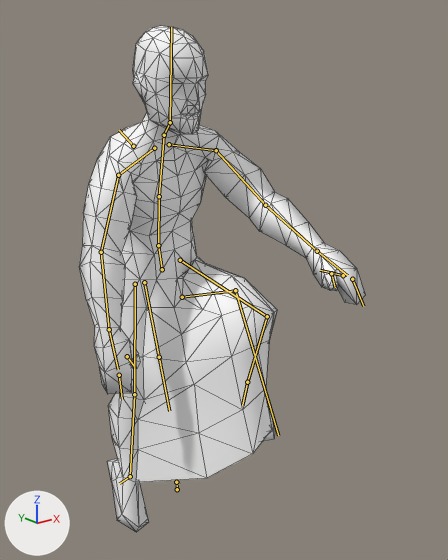
The Blender file _assets/Blender/ANIM_BikeIdel.blend, before and after one commit.
One viewpoint serves both versions: a camera (50 mm lens) standing at (-69.8, -102.5, 95.3) and looking at (-0.4, -15.7, 60.6). The axes (+X, +Y, +Z) are drawn at lower left. The lights are the same throughout. Both versions are drawn at frame 40 of the action 'BikAction'; the numbers are the values there. The bones that bend it are drawn over the model as lines. Mesh edges are drawn as thin lines.

Objects in the first picture: 'Body'.
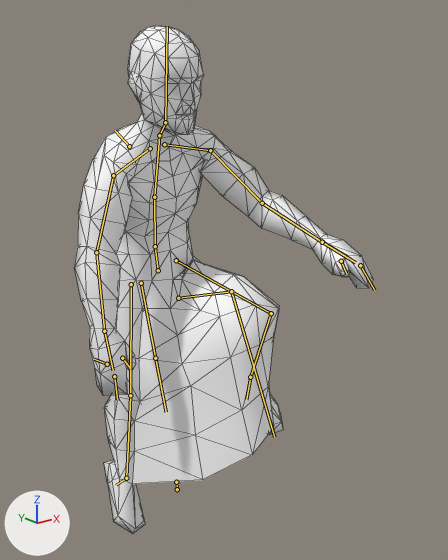
Location of each change, (x1, y1, x2, y2) in pixels of the pictures (448 x 560 px):
'Body', posed: before (79, 26, 365, 532); after (74, 26, 373, 534)
bone 'Bip01_Pelvis', root to tip: before (162, 269) to (158, 245); after (158, 270) to (155, 246)
bone 'Bip01_L_Thigh', root to tip: before (180, 260) to (267, 316); after (176, 260) to (271, 313)
bone 'Bip01_L_Calf', root to tip: before (267, 316) to (247, 382); after (271, 313) to (250, 377)
bone 'Bip01_L_Clavicle', root to tip: before (169, 144) to (216, 150); after (164, 144) to (210, 150)
bone 'Bip01_L_Forearm', root to tip: before (265, 205) to (317, 251); after (262, 203) to (322, 242)
bone 'Bip01_L_Hand', root to tip: before (317, 251) to (347, 275); after (322, 242) to (355, 262)

The edits, one by one:
Bone 'Bip01_Pelvis' (bone_bip01_pelvis) moves from (3.5, 2.8, 3.8) to (3.5, 2.8, 4.8).
Bone 'Bip01_L_Thigh' (bone_bip01_l_thigh) turns from (23, 13, -83) to (29, 9, -81) degrees about its own x, y and z.
Bone 'Bip01_L_Calf' (bone_bip01_l_calf) turns from (-18, 23, 84) to (-15, 22, 85) degrees about its own x, y and z.
Bone 'Bip01_L_Clavicle' (bone_bip01_l_clavicle) turns from (-34, 0, 5) to (-26, 1, 8) degrees about its own x, y and z.
Bone 'Bip01_L_Forearm' (bone_bip01_l_forearm) turns from (-17, 5, 4) to (-20, 1, 1) degrees about its own x, y and z.
Bone 'Bip01_L_Hand' (bone_bip01_l_hand) turns from (9, 3, 17) to (14, 4, 17) degrees about its own x, y and z.
